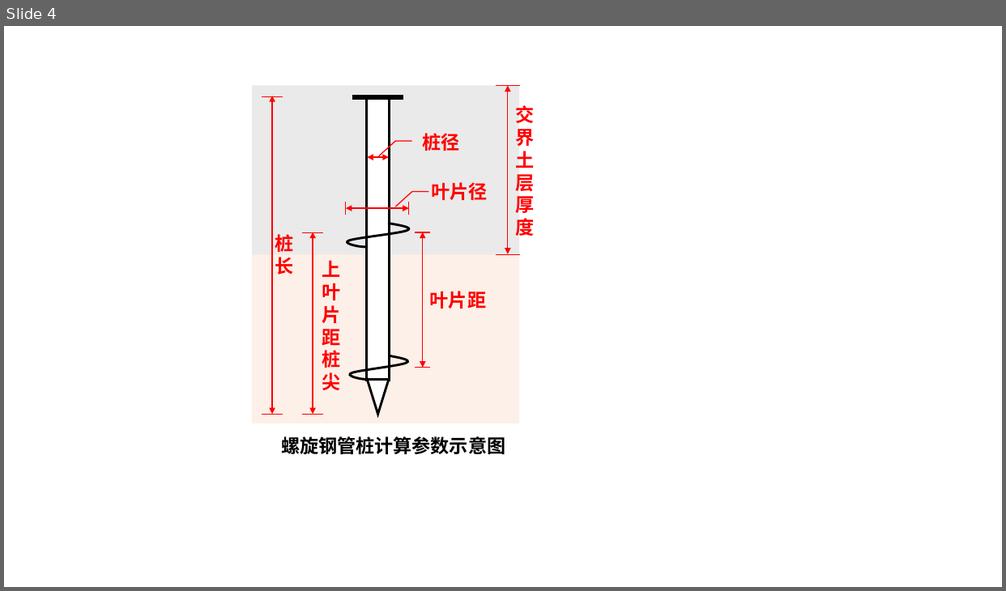
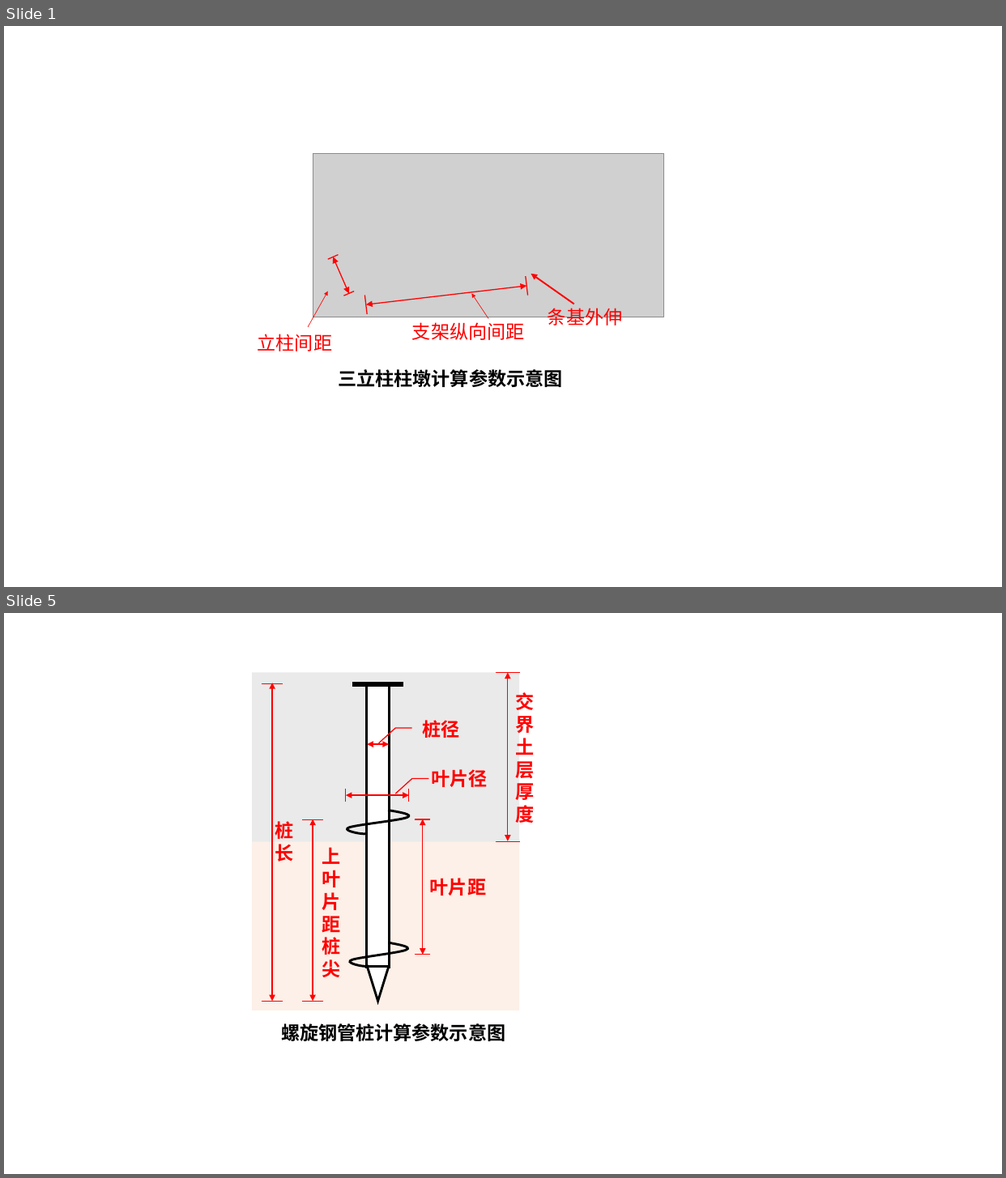
Before and after one commit to Learners506/VScode, a slide deck: Foundation/新建Microsoft PowerPoint 演示文稿.pptx. Shown one above the other, each under a label of ours: slide 4 before the commit, slides 1 and 5 after it; the slides between them are not shown. The pictures are 1006x591 and 1006x1178 pixels, drawn with LibreOffice and Linux fonts; fonts in the diff are those of the drawing; grey boxes stand for pictures. Boxes give left, top, right and bottom in pixels: in the first picture for what was removed or moved away, otherwise in the second. Text is boxed around its words. In the diff, an @@ line names an element or a change of style, - is before the commit and + after.

```diff
--- a/Foundation/新建Microsoft PowerPoint 演示文稿.pptx
+++ b/Foundation/新建Microsoft PowerPoint 演示文稿.pptx
@@ slide 1 added at (x1=4, y1=26, x2=1002, y2=587), background #FFFFFF @@
@@ group added at (x1=258, y1=154, x2=663, y2=387): 4 texts, 4 lines, 3 arrows, 2 double arrows, 1 picture @@
+三立柱柱墩计算参数示意图
+立柱间距
+支架纵向间距
+条基外伸
@@ what was slide 4 is now slide 5 @@
```
Also in this commit, not shown: 4 other slides added, 3 slides removed, 47 other files.
